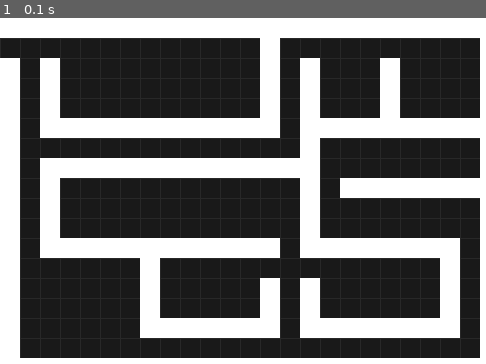
Above: before the commit, frame 1.
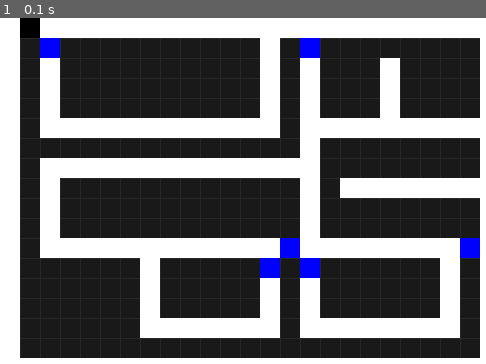
Above: after the commit, the same moment.

Repository: UTN-FRM-TUP/Grupo-A-TM
Game: pygame game, started from Proyecto/Main.py
Two runs of this game, one before a commit and one after it. Both use one fixed random seed, a clock stepped at 60 frames per second and the inputs below.
Inputs:
- Up to frame 1 (0.1 s): no input

The runs differ from the first frame. In frame 1, 1.9% of the frame differs, in the area x 0-99%, y 0-76%.

Commit message:
Agregada funcion lectura de plano desde txt

Diff:
--- a/Proyecto/Escenario.py
+++ b/Proyecto/Escenario.py
@@ -3,24 +3,17 @@
 # Por ahora es un ejemplo para chekear funcionamiento
 # TODO Modificar por caracteres
 
-def enviroment():
-    grid = ((1,1,1,1,1,1,1,1,1,1,1,1,1,1,1,1,1,1,1,1,1,1,1,1,1),
-            (0,0,0,0,0,0,0,0,0,0,0,0,0,1,0,0,0,0,0,0,0,0,0,0,1),
-            (1,0,1,0,0,0,0,0,0,0,0,0,0,1,0,1,0,0,0,1,0,0,0,0,1),
-            (1,0,1,0,0,0,0,0,0,0,0,0,0,1,0,1,0,0,0,1,0,0,0,0,1),
-            (1,0,1,0,0,0,0,0,0,0,0,0,0,1,0,1,0,0,0,1,0,0,0,0,1),
-            (1,0,1,1,1,1,1,1,1,1,1,1,1,1,0,1,1,1,1,1,1,1,1,1,1),
-            (1,0,0,0,0,0,0,0,0,0,0,0,0,0,0,1,0,0,0,0,0,0,0,0,1),
-            (1,0,1,1,1,1,1,1,1,1,1,1,1,1,1,1,0,0,0,0,0,0,0,0,1),
-            (1,0,1,0,0,0,0,0,0,0,0,0,0,0,0,1,0,1,1,1,1,1,1,1,1),
-            (1,0,1,0,0,0,0,0,0,0,0,0,0,0,0,1,0,0,0,0,0,0,0,0,1),
-            (1,0,1,0,0,0,0,0,0,0,0,0,0,0,0,1,0,0,0,0,0,0,0,0,1),
-            (1,0,1,1,1,1,1,1,1,1,1,1,1,1,0,1,1,1,1,1,1,1,1,0,1),
-            (1,0,0,0,0,0,0,1,0,0,0,0,0,0,0,0,0,0,0,0,0,0,1,0,1),
-            (1,0,0,0,0,0,0,1,0,0,0,0,0,1,0,1,0,0,0,0,0,0,1,0,1),
-            (1,0,0,0,0,0,0,1,0,0,0,0,0,1,0,1,0,0,0,0,0,0,1,0,1),
-            (1,0,0,0,0,0,0,1,1,1,1,1,1,1,0,1,1,1,1,1,1,1,1,0,1),
-            (1,0,0,0,0,0,0,0,0,0,0,0,0,0,0,0,0,0,0,0,0,0,0,0,1),
-            (1,1,1,1,1,1,1,1,1,1,1,1,1,1,1,1,1,1,1,1,1,1,1,1,1))
+import numpy as np
+
+# Esta ruta de archivo se obtiene desde la GUI y la ingresa el usuario
+archivo = '/home/nahuel/MEGA/Tecnicatura en programación/Primer Año/Metodología de investigación/Proyecto/Proyecto MDI/Grupo-A-TM/Proyecto/matriz.txt'
+# archivo = '/home/nahuel/Descargas/plano.txt'
+
+matriz = np.genfromtxt(archivo, delimiter=',')
+
+
+def escenario():
+
+    grid = matriz
 
     return grid
--- a/Proyecto/Main.py
+++ b/Proyecto/Main.py
@@ -1,8 +1,8 @@
-import numpy as np
+# import numpy as np
 import pygame
 from pygame.locals import QUIT
 import sys
-from Escenario import enviroment
+from Escenario import escenario
 
 BLACK = (0, 0, 0)
 WHITE = (255, 255, 255)
@@ -19,7 +19,8 @@
 
     # Estado de las celdas. Pared = 1 / Espacio = 0
     # Genera una matriz inicial a partir del archivo provisto por el usuario
-    gameState = np.array(enviroment(), dtype=int)
+    # gameState = np.array(enviroment())
+    gameState = escenario()
 
     # Tamaño de la matriz (Estos datos los debería ingresar el usuario)
     nxC, nyC = 25, 18
@@ -57,6 +58,15 @@
                 if gameState[x, y] == 0:
                     pygame.draw.polygon(screen, (40, 40, 40), poly, 1)
 
+                elif gameState[x, y] == 2:
+                    pygame.draw.polygon(screen, (BLUE), poly, 0)
+
+                elif gameState[x, y] == 5:
+                    pygame.draw.polygon(screen, (GREEN), poly, 0)
+
+                elif gameState[x, y] == 6:
+                    pygame.draw.polygon(screen, (BLACK), poly, 0)
+
                 # Si es pared pinta un recuadro relleno de color
                 else:
                     pygame.draw.polygon(screen, (WHITE), poly, 0)
--- /dev/null
+++ b/Proyecto/matriz.txt
@@ -0,0 +1,18 @@
+(1,6,1,1,1,1,1,1,1,1,1,1,1,1,1,1,1,1,1,1,1,1,1,1,1),
+(1,0,2,0,0,0,0,0,0,0,0,0,0,1,0,2,0,0,0,0,0,0,0,0,1),
+(1,0,1,0,0,0,0,0,0,0,0,0,0,1,0,1,0,0,0,1,0,0,0,0,1),
+(1,0,1,0,0,0,0,0,0,0,0,0,0,1,0,1,0,0,0,1,0,0,0,0,1),
+(1,0,1,0,0,0,0,0,0,0,0,0,0,1,0,1,0,0,0,1,0,0,0,0,1),
+(1,0,1,1,1,1,1,1,1,1,1,1,1,1,0,1,1,1,1,1,1,1,1,1,1),
+(1,0,0,0,0,0,0,0,0,0,0,0,0,0,0,1,0,0,0,0,0,0,0,0,1),
+(1,0,1,1,1,1,1,1,1,1,1,1,1,1,1,1,0,0,0,0,0,0,0,0,1),
+(1,0,1,0,0,0,0,0,0,0,0,0,0,0,0,1,0,1,1,1,1,1,1,1,1),
+(1,0,1,0,0,0,0,0,0,0,0,0,0,0,0,1,0,0,0,0,0,0,0,0,1),
+(1,0,1,0,0,0,0,0,0,0,0,0,0,0,0,1,0,0,0,0,0,0,0,0,1),
+(1,0,1,1,1,1,1,1,1,1,1,1,1,1,2,1,1,1,1,1,1,1,1,2,1),
+(1,0,0,0,0,0,0,1,0,0,0,0,0,2,0,2,0,0,0,0,0,0,1,0,1),
+(1,0,0,0,0,0,0,1,0,0,0,0,0,1,0,1,0,0,0,0,0,0,1,0,1),
+(1,0,0,0,0,0,0,1,0,0,0,0,0,1,0,1,0,0,0,0,0,0,1,0,1),
+(1,0,0,0,0,0,0,1,1,1,1,1,1,1,0,1,1,1,1,1,1,1,1,0,1),
+(1,0,0,0,0,0,0,0,0,0,0,0,0,0,0,0,0,0,0,0,0,0,0,0,1),
+(1,1,1,1,1,1,1,1,1,1,1,1,1,1,1,1,1,1,1,1,1,1,1,1,1),
